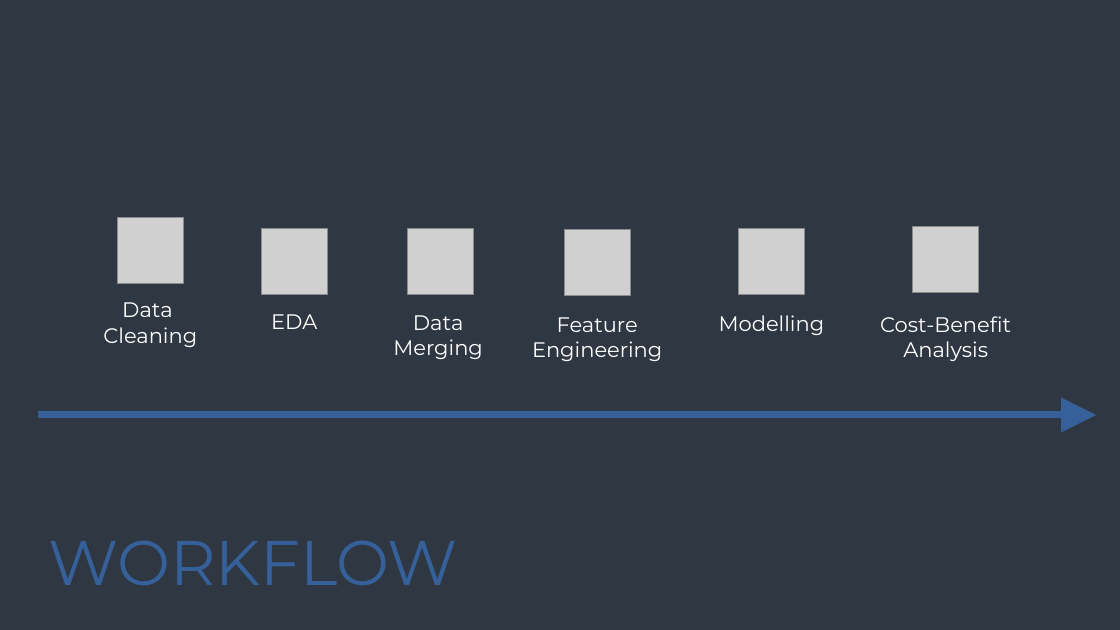
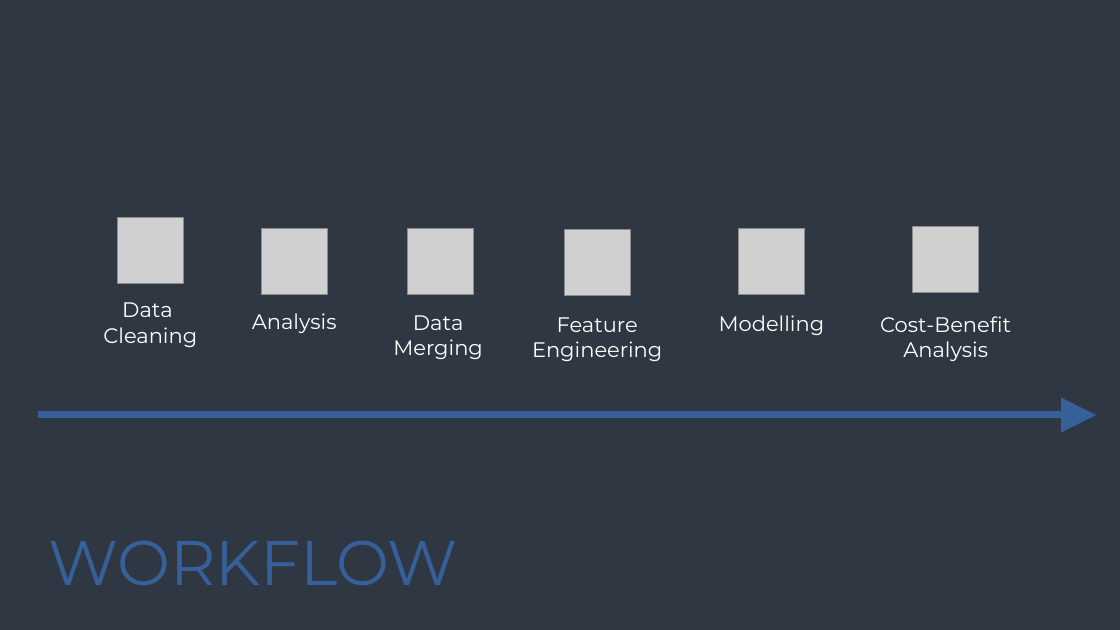
Before and after one commit to bluemelodybox/west-nile-virus-prediction, a slide deck: slide 7 of Grp Presentation.pptx. Drawn at 1120x630 pixels with LibreOffice and Linux fonts; fonts in the diff are those of the drawing; grey boxes stand for pictures. Boxes give left, top, right and bottom in pixels: in the first picture for what was removed or moved away, otherwise in the second. Text is boxed around its words. In the diff, an @@ line names an element or a change of style, - is before the commit and + after.

```diff
--- a/Grp Presentation.pptx
+++ b/Grp Presentation.pptx
@@ text at bbox=[252, 313, 337, 333]: text changed @@
-EDA
+Analysis
```
Also in this commit, not shown: 8 other slides changed, 1 other file.
